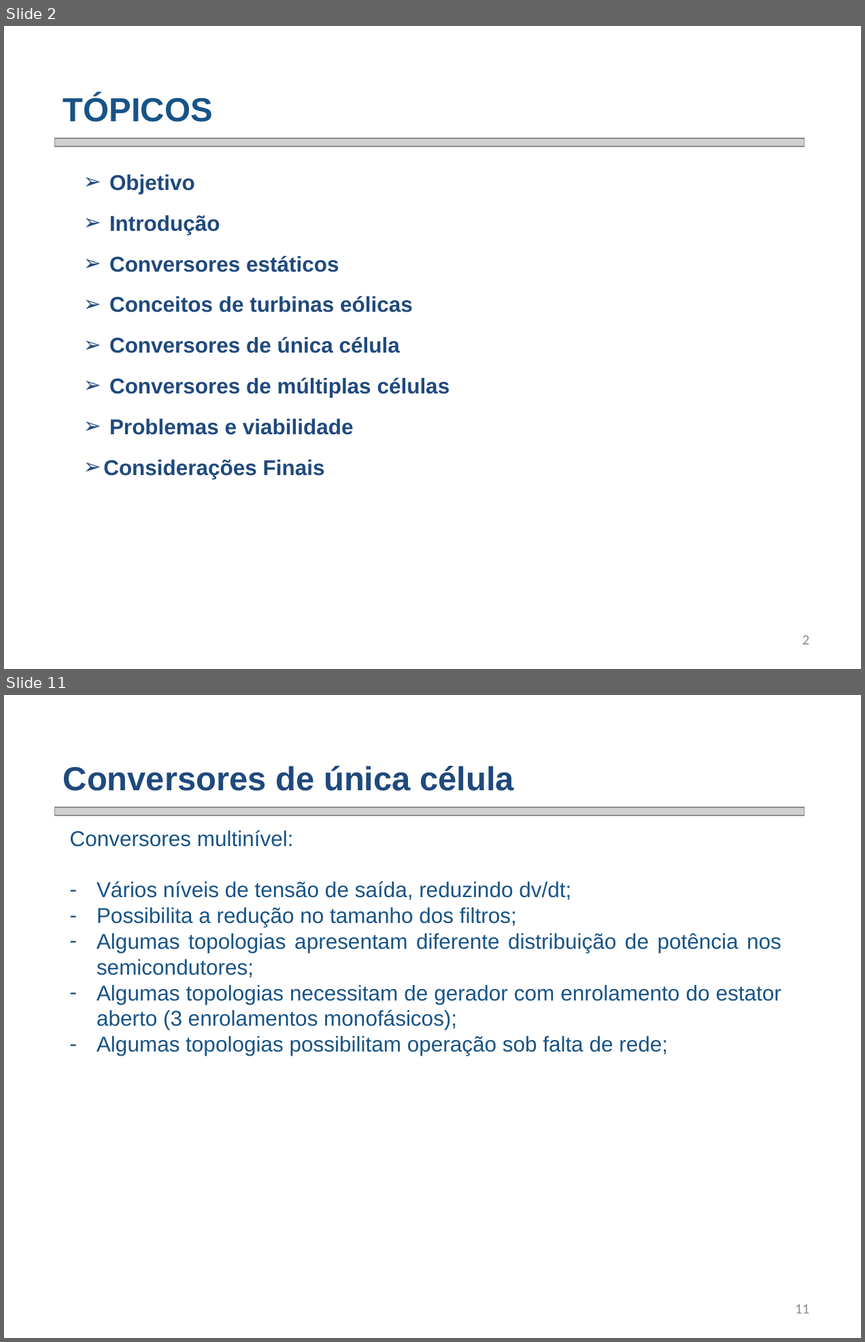
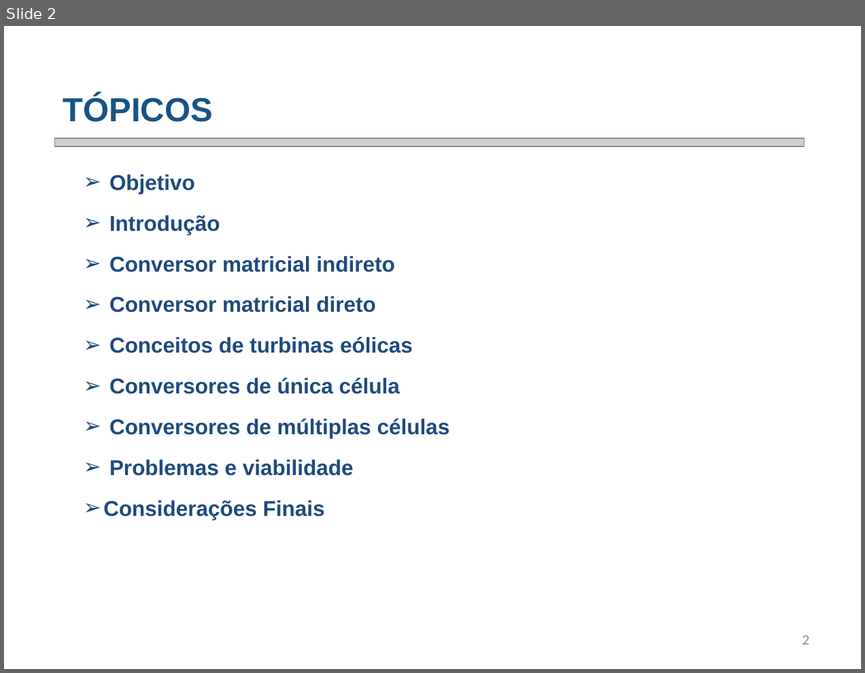
Before and after one commit to smarley2/ED1, a slide deck: Apresentação ED - Análise de perdas em conversor matricial - Fábio Posser.pptx. Shown one above the other, each under a label of ours: slides 2 and 11 before the commit, slide 2 after it; the slides between them are not shown. The pictures are 865x1342 and 865x673 pixels, drawn with LibreOffice and Linux fonts; fonts in the diff are those of the drawing; grey boxes stand for pictures; background and template pictures are left out. Boxes give left, top, right and bottom in pixels: in the first picture for what was removed or moved away, otherwise in the second. Text is boxed around its words. In the diff, an @@ line names an element or a change of style, - is before the commit and + after.

```diff
--- a/Apresentação ED - Análise de perdas em conversor matricial - Fábio Posser.pptx
+++ b/Apresentação ED - Análise de perdas em conversor matricial - Fábio Posser.pptx
@@ slide 11 removed at [4,695,861,1338], background picture (left out) @@
@@ text removed at [63,766,515,791] @@
-Conversores de única célula
@@ picture removed at [54,807,804,816] @@
@@ text removed at [70,830,781,1055] @@
-  Conversores multinível:
-  – Vários níveis de tensão de saída, reduzindo dv/dt;
-  – Possibilita a redução no tamanho dos filtros;
-  – Algumas topologias apresentam diferente distribuição de potência nos semicondutores;
-  – Algumas topologias necessitam de gerador com enrolamento do estator aberto (3 enrolamentos monofásicos);
-  – Algumas topologias possibilitam operação sob falta de rede;
@@ page number removed at [795,1304,809,1313] @@
-11
@@ slide 2 changed as well @@
@@ text at [109,256,394,312]: text changed @@
-➢ Conversores estáticos
+➢ Conversor matricial indireto
+➢ Conversor matricial direto
```
Also in this commit, not shown: 2 other slides changed, 19 slides added, 18 other slides removed.
